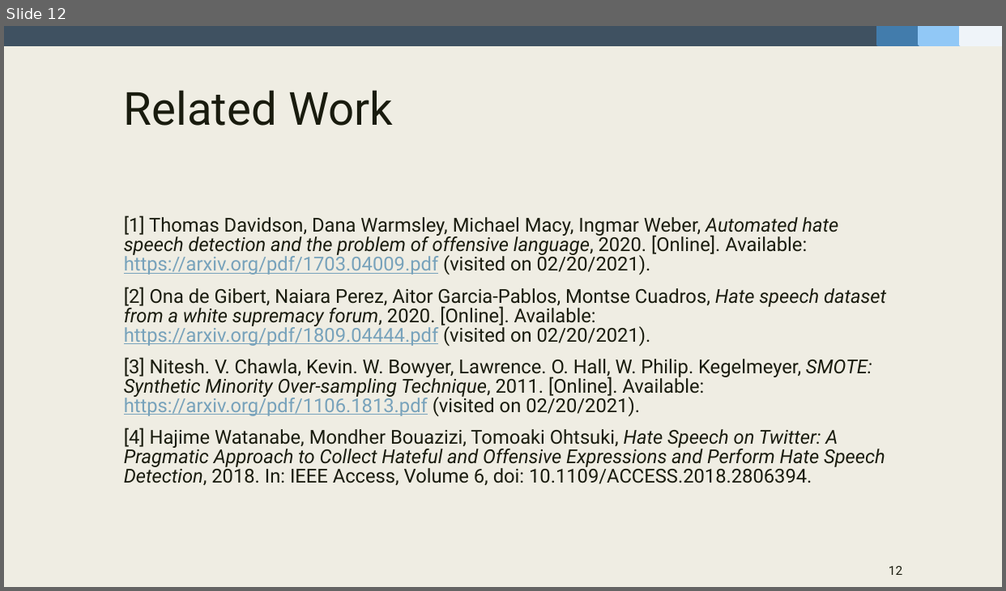
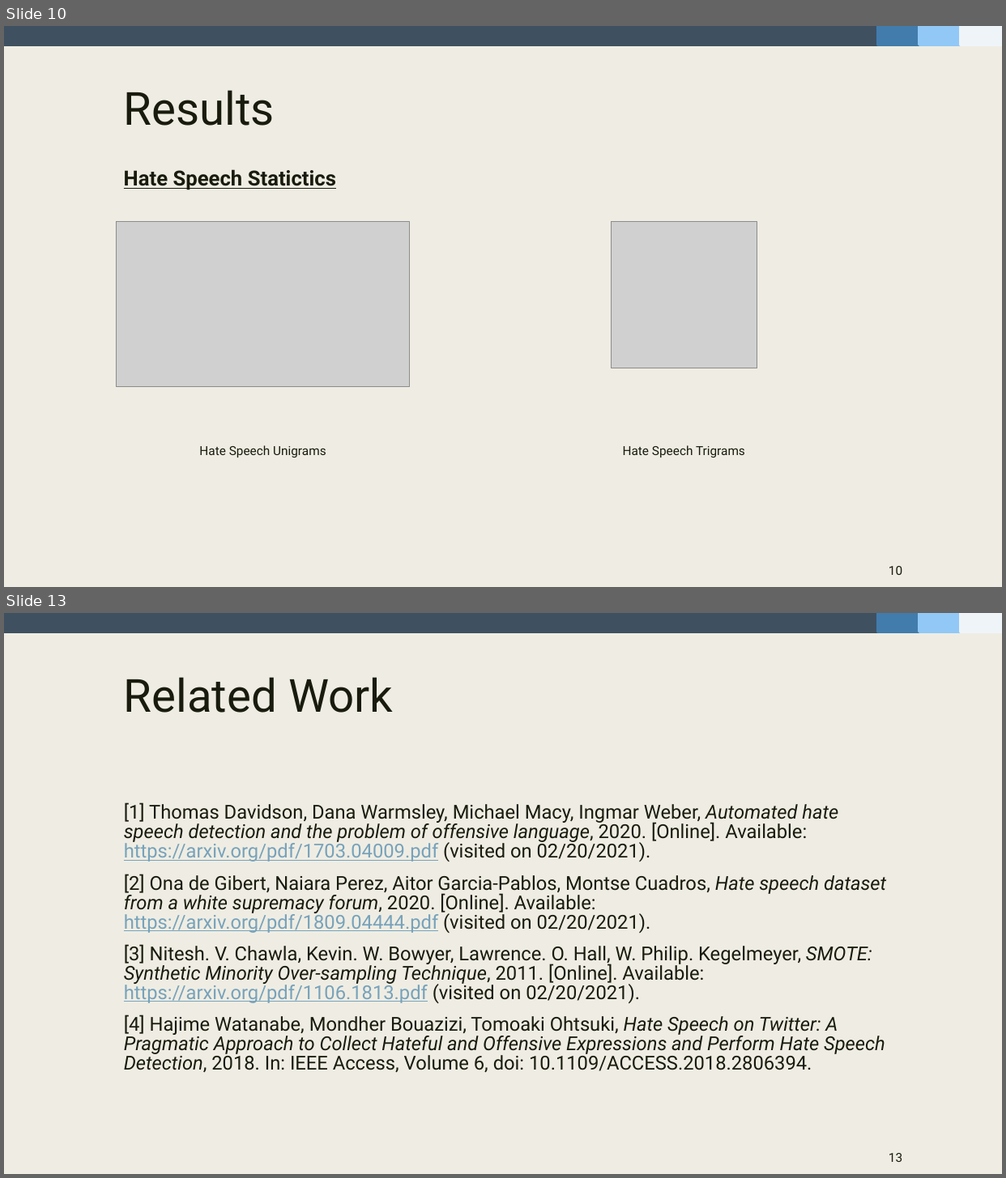
Before and after one commit to fidsusj/HateSpeechDetection, a slide deck: docs/presentation/presentation-slides.pptx. Shown one above the other, each under a label of ours: slide 12 before the commit, slides 10 and 13 after it; the slides between them are not shown. The pictures are 1006x591 and 1006x1178 pixels, drawn with LibreOffice and Linux fonts; fonts in the diff are those of the drawing; grey boxes stand for pictures. Boxes give left, top, right and bottom in pixels: in the first picture for what was removed or moved away, otherwise in the second. Text is boxed around its words. In the diff, an @@ line names an element or a change of style, - is before the commit and + after.

```diff
--- a/docs/presentation/presentation-slides.pptx
+++ b/docs/presentation/presentation-slides.pptx
@@ slide 10 added at [4, 26, 1002, 587], background #EFEDE3; not listed: 4 template elements that a slide beside it also shows @@
@@ title added at [124, 90, 275, 126], 44 pt, text #191B0E @@
+Results
@@ text added at [124, 169, 336, 190], 20 pt, text #191B0E, bold, underline @@
+Hate Speech Statictics
@@ picture added at [117, 222, 410, 386] @@
@@ picture added at [612, 222, 758, 369] @@
@@ text added at [199, 446, 326, 458], 12 pt, text #191B0E @@
+Hate Speech Unigrams
@@ text added at [623, 446, 745, 458], 12 pt, text #191B0E @@
+Hate Speech Trigrams
@@ page number added at [889, 566, 902, 575], 12 pt, text #191B0E @@
+10
@@ what was slide 12 is now slide 13 @@
@@ page number at [889, 1153, 902, 1162]: text changed @@
-12
+13
```
Also in this commit, not shown: 4 slides changed, 3 other slides added, 3 slides removed, 4 other files.
